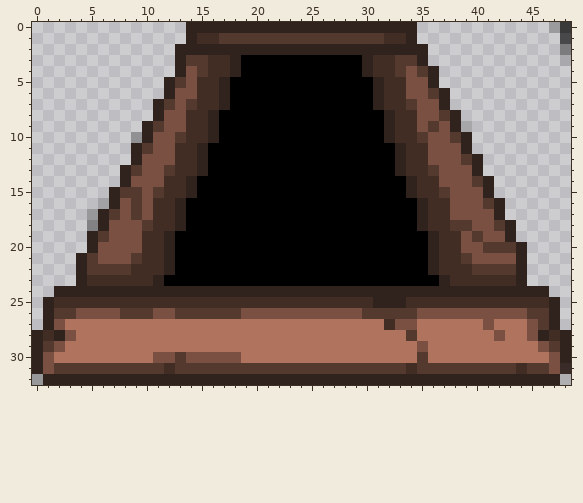
Two states of a pixel-art sprite, app/src/main/res/drawable/puerta_sala_abajo.png. Above: the version before the commit.
The file is 49x33 pixels. Pixels under 10% opacity are left out. Colours within 5 levels of each other are drawn and written as one.
After the commit:
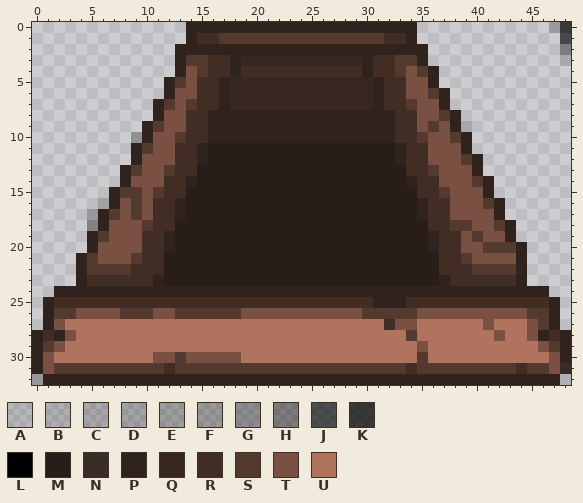
Palette (. is transparent): A #0000001c  B #00000025  C #0000002f  D #00000036  E #0000003c  F #00000042  G #00000051  H #00000065  J #0000009e  K #000000b8  L #000000  M #281d19  N #30221dee  P #30221d  Q #382720  R #422d25  S #54392f  T #795041  U #b0735d
Changes in this commit:
The edit turns colour L into colour M in rows 11 to 13 at x 16 to 32; in rows 14 to 15 at x 15 to 33; in rows 16 to 18 at x 14 to 34; in rows 19 to 22 at x 13 to 35; in row 23 at x 12 to 36.
The edit turns colour P into colour M in row 13 at x 15 and 33; in row 15 at x 14 and 34; in row 18 at x 13 and 35; in rows 21 to 22 at x 12 and 36.
The edit turns colour L into colour P in rows 8 to 10 at x 17 to 31.
The edit turns colour L into colour Q in row 3 at x 19 to 29; in rows 5 to 7 at x 18 to 30.
The edit turns colour L into colour R in row 4 at x 19 to 29.
